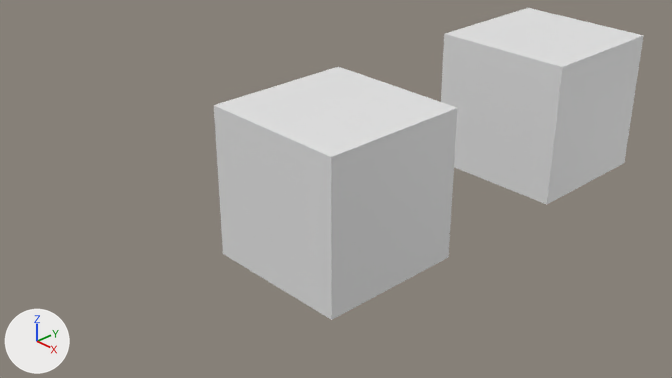
The Blender file blender/shaderpad.blend, before and after one commit.
Rendered twice from the file's camera 'Camera'. Arrows for +X, +Y and +Z are at lower left; the lights stay in place.

Script lines for the objects in view, before the commit:
```python
me_cube = bpy.data.meshes.new('Cube')
me_cube.from_pydata(...)  # a box spanning x -1.0..1.0, y -1.0..1.0, z -1.0..1.0
me_cube_001 = bpy.data.meshes.new('Cube.001')
me_cube_001.from_pydata(...)  # a box spanning x -1.0..1.0, y -1.0..1.0, z -1.0..1.0
ob_cube = bpy.data.objects.new('Cube', me_cube)
ob_cube.location = (0.0, 4.086, 0.0)
ob_cube_001 = bpy.data.objects.new('Cube.001', me_cube_001)
ob_cube_001.location = (0.0, 0.0, 0.0)
```
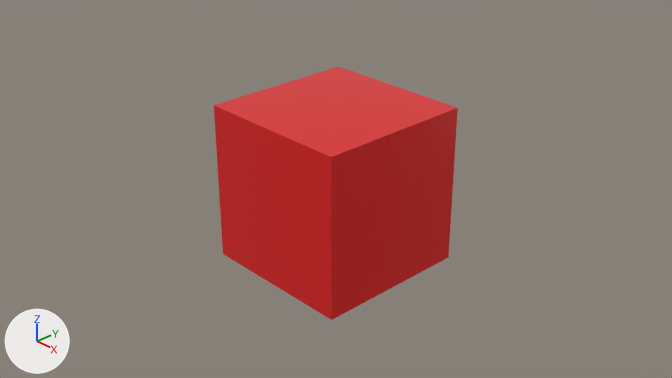
The newer file is also rescaled (x0.441) as a whole; pictures and numbers use the older file's frame.

Diff of the bpy script that builds the scene:
```diff
--- a/blender/shaderpad.blend.py
+++ b/blender/shaderpad.blend.py
@@ mat_material @@
+mat_material = principled_material('Material')
+mat_material.base_color = (0.8, 0.0124, 0.0116)  # red #e71d1c
+mat_material.metallic = 0.1
+mat_material.roughness = 0.1
@@ me_cube_001 @@
 me_cube_001.from_pydata(...)  # 8 vertices, 6 faces; spans x -1.0..1.0, y -1.0..1.0, z -1.0..1.0
+me_cube_001.materials.append(mat_material)  # red #e71d1c
@@ ob_cube @@
-ob_cube = bpy.data.objects.new('Cube', me_cube)
-ob_cube.location = (0.0, 4.086, 0.0)
```

Where the change shows, as pixel boxes (x1, y1, x2, y2) in the pictures (672 x 378 px):
'Cube.001', recoloured (grey to red): (214, 67, 458, 320) in both
'Cube', deleted: before (441, 8, 644, 205)
